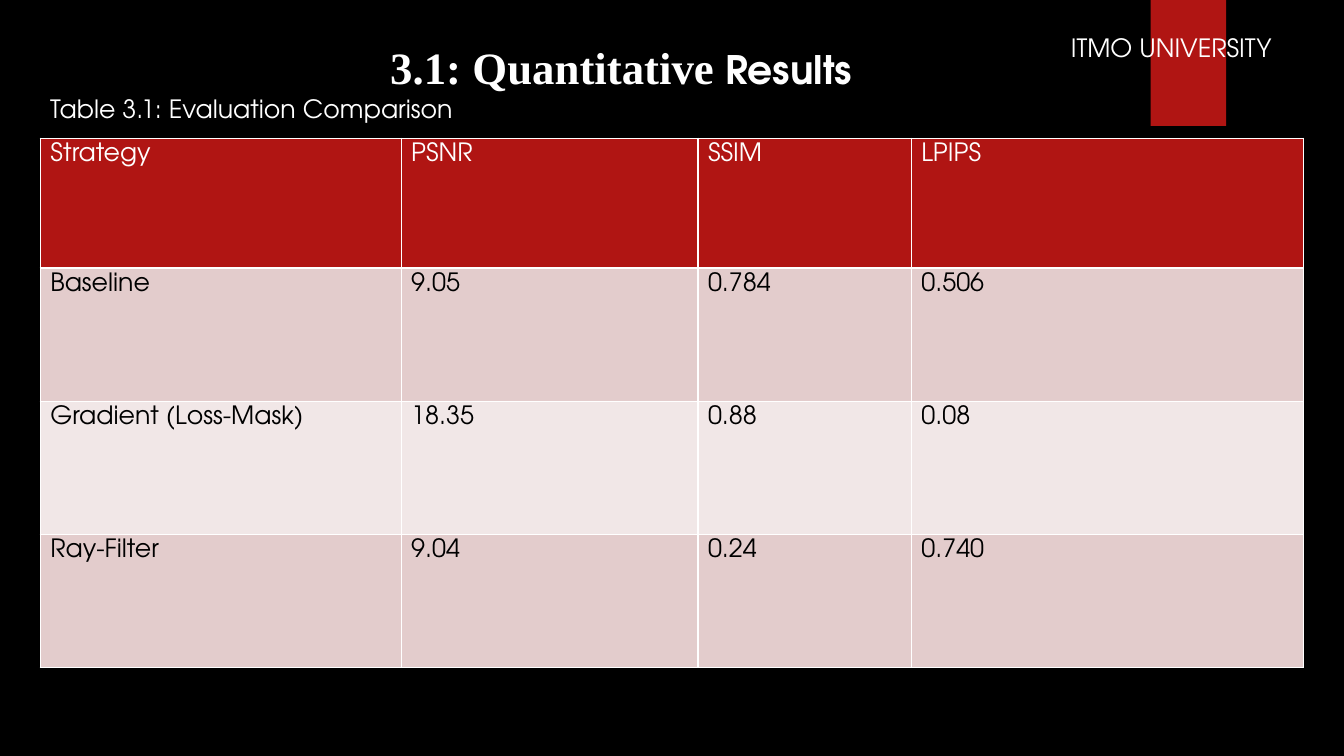
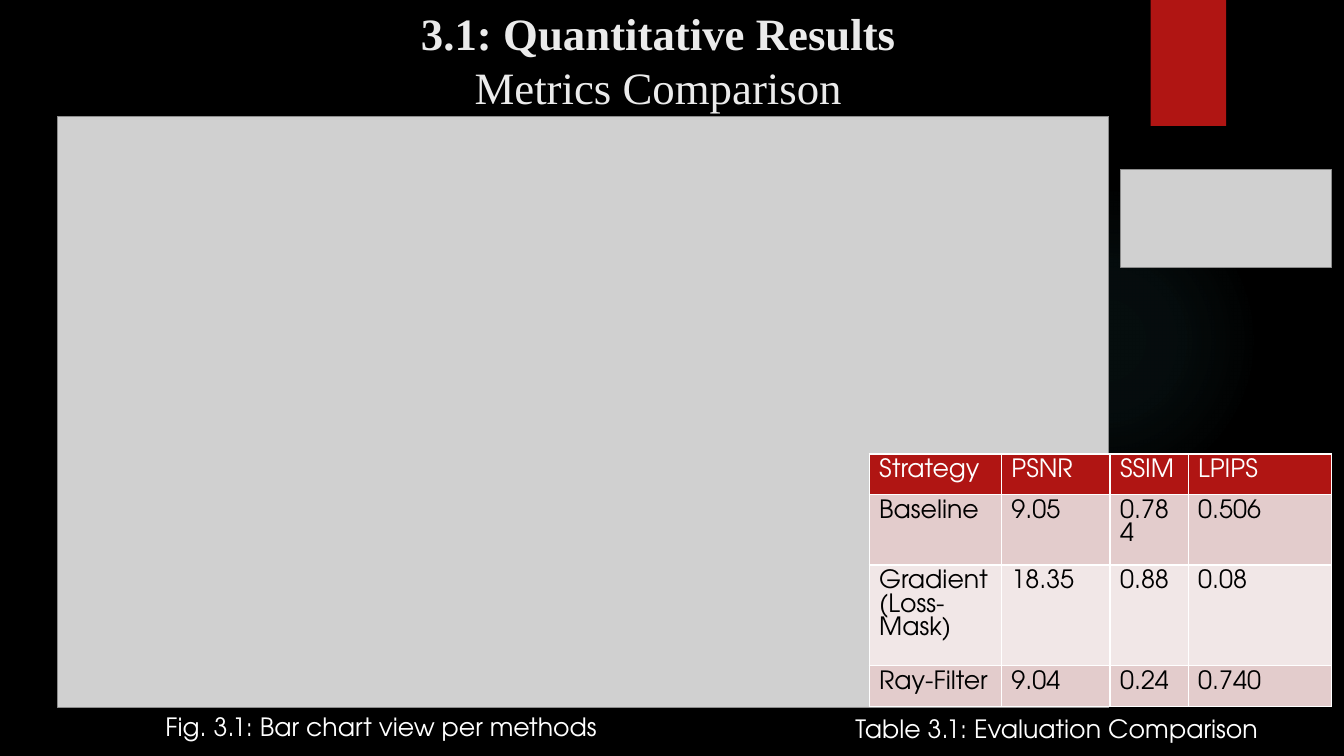
Before and after one commit to PrinssAlex/3dgs-dynamic-masking-47, a slide deck: slide 10 of 3D Gaussian Splatting via Masking Dynamic Objects.pptx. Drawn at 1344x756 pixels with LibreOffice and Linux fonts; fonts in the diff are those of the drawing; grey boxes stand for pictures; background and template pictures are left out. Boxes give left, top, right and bottom in pixels: in the first picture for what was removed or moved away, otherwise in the second. Text is boxed around its words. In the diff, an @@ line names an element or a change of style, - is before the commit and + after.

```diff
--- a/3D Gaussian Splatting via Masking Dynamic Objects.pptx
+++ b/3D Gaussian Splatting via Masking Dynamic Objects.pptx
@@ title at <box>421,19,895,114</box>: text changed; text colour #FFFFFF to #EBEBEB @@
-3.1: Quantitative Results
+3.1: Quantitative Results
+Metrics Comparison
@@ text removed at <box>1071,30,1271,68</box> @@
-ITMO UNIVERSITY
@@ picture added at <box>57,116,1109,708</box> @@
@@ picture added at <box>1121,169,1332,267</box> @@
@@ table: place and size @@
-table at <box>40,138,1304,667</box>
+table at <box>869,454,1332,706</box>
@@ text added at <box>165,717,597,742</box>, 18 pt, text #FFFFFF @@
+Fig. 3.1: Bar chart view per methods
@@ text "Table 3.1: Evaluation Comparison": place and size @@
-text "Table 3.1: Evaluation Comparison" at <box>50,99,453,123</box>
+text "Table 3.1: Evaluation Comparison" at <box>855,719,1258,743</box>
```
Also in this commit, not shown: 8 other slides changed, 2 slides removed.
